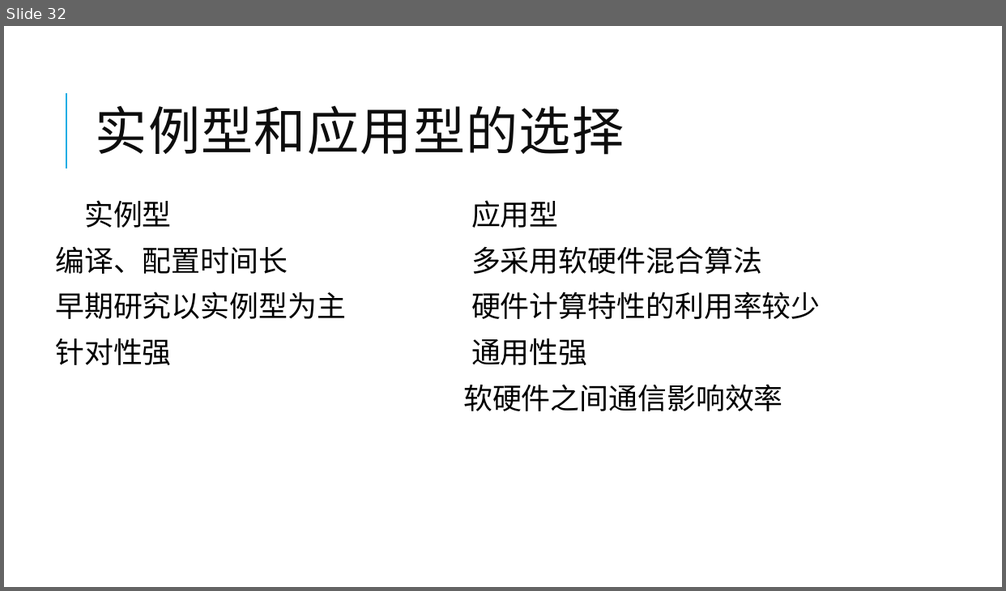
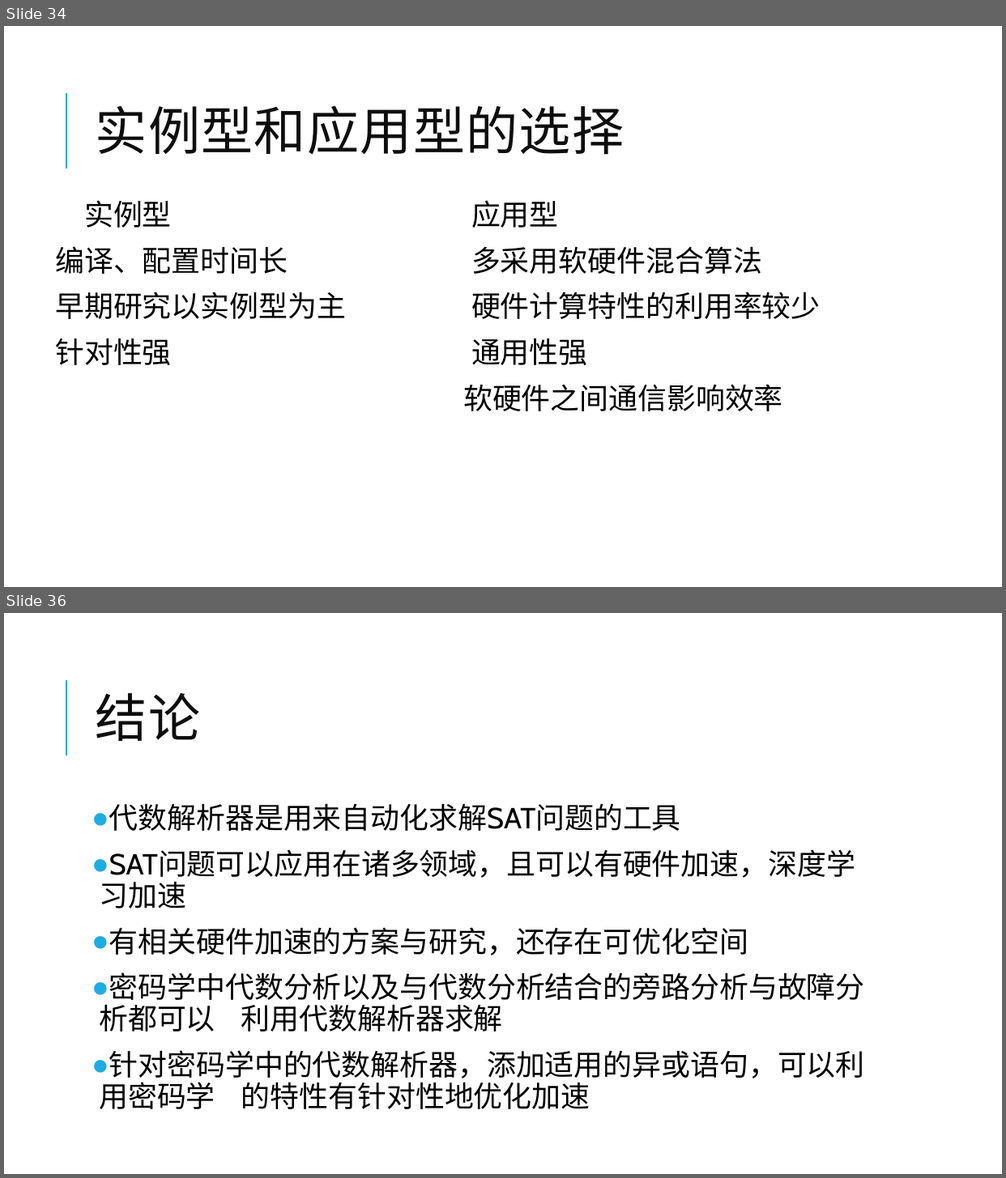
Before and after one commit to yberlin/hello-world, a slide deck: 数电/代数解析器与其密码学领域的应用.pptx. Shown one above the other, each under a label of ours: slide 32 before the commit, slides 34 and 36 after it; the slides between them are not shown. The pictures are 1006x591 and 1006x1178 pixels, drawn with LibreOffice and Linux fonts; fonts in the diff are those of the drawing. Boxes give left, top, right and bottom in pixels: in the first picture for what was removed or moved away, otherwise in the second. Text is boxed around its words. In the diff, an @@ line names an element or a change of style, - is before the commit and + after.

```diff
--- a/数电/代数解析器与其密码学领域的应用.pptx
+++ b/数电/代数解析器与其密码学领域的应用.pptx
@@ slide 36 added at <box>4,613,1002,1174</box>, background #FFFFFF; not listed: 1 template element that a slide beside it also shows @@
@@ title added at <box>96,693,201,741</box>, 50 pt, text #0D0D0D @@
+结论
@@ text added at <box>99,803,865,1110</box>, 28 pt, text #000000 @@
+● 代数解析器是用来自动化求解SAT问题的工具
+● SAT问题可以应用在诸多领域，且可以有硬件加速，深度学习加速
+● 有相关硬件加速的方案与研究，还存在可优化空间
+● 密码学中代数分析以及与代数分析结合的旁路分析与故障分析都可以 利用代数解析器求解
+● 针对密码学中的代数解析器，添加适用的异或语句，可以利用密码学 的特性有针对性地优化加速
@@ what was slide 32 is now slide 34 @@
```
Also in this commit, not shown: 4 slides changed, 3 other slides added.
